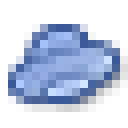
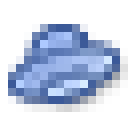
Layered file, before and after one edit (128px x 128px). Changes by layer:
added layer "Слой 1" above "Yandex.Disk" over [16,32,112,96]
hid "Yandex.Disk" over [16,32,112,96]
